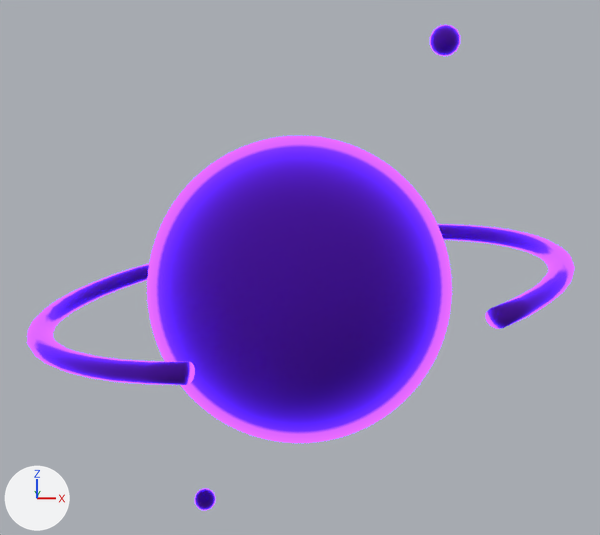
The Blender file Arte 3D (Modelos)/Items/coleccionable.blend: old version first, new version second.
One viewpoint serves both versions: a 50 mm camera at (0.11, -5.39, 0.94) aimed at (0.0, 0.01, 0.14). The axes (+X, +Y, +Z) are drawn at lower left. The lights are the same throughout.
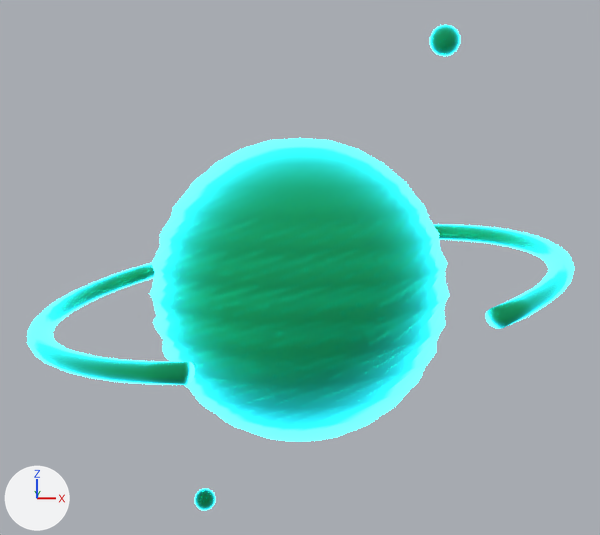
Location of each change, [x1, y1, x2, y2] in pixels of the pictures (600 x 535 px):
'Sphere', recoloured, modifiers changed: before [147, 136, 452, 443]; after [149, 138, 450, 442]
'Torus', recoloured (purple to cyan): [27, 224, 575, 385] in both
'Sphere.006', recoloured (purple to green): [430, 25, 460, 56] in both
'Sphere.002', recoloured (purple to cyan): [195, 488, 215, 511] in both

The change, as a diff of the scene's bpy script:
```diff
--- a/Arte 3D (Modelos)/Items/coleccionable.blend.py
+++ b/Arte 3D (Modelos)/Items/coleccionable.blend.py
@@ mat_glowing_purple @@
 n2 = _N.new('ShaderNodeEmission'); n2.name = 'Emission'
-n2.inputs[0].default_value = (0.0851, 0.0153, 1.0, 1.0)  # 'Color', blue #5221ff
+n2.inputs[0].default_value = (0.0225, 0.771, 1.0, 1.0)  # 'Color', cyan #29e3ff
 n2.inputs[1].default_value = 10.0  # 'Strength'
@@ mat_glowing_purple @@
 n3 = _N.new('ShaderNodeBsdfPrincipled'); n3.name = 'Principled BSDF'
 n3.subsurface_method = 'BURLEY'
-n3.inputs[0].default_value = (0.202, 0.0291, 1.0, 1.0)  # 'Base Color', purple #7c30ff
+n3.inputs[0].default_value = (0.0352, 1.0, 0.4, 1.0)  # 'Base Color', green #35ffaa
 n3.inputs[1].default_value = 1.0  # 'Metallic'
@@ ob_sphere @@
 _vg.add([0, 1, 2, 3, 4, 5, 6, 7, 8, 9, 10, 11, 12, 13, 14, 15, 16, 17, 18, 19, 20, 21, 22, 23, 24, 25, 26, 27, 28, 29, 30, 31, 32, 33, 34, 35, 36, 37, 38, 39, 40, 41, 42, 43, 44, 45, 46, 47, 48, 49, 50, 51, 52, 53, 54, 55, 56, 57, 58, 59, 60, 61, 62, 63, 64, 65, 66, 67, 68, 69, 70, 71, 72, 73, 74, 75, 76, 77, 78, 79, 80, 81, 82, 83, 84, 85, 86, 87, 88, 89, 90, 91, 92, 93, 94, 95, 96, 97, 98, 99, 100, 101, 102, 103, 104, 105, 106, 107, 108, 109, 110, 111, 112, 113, 114, 115, 116, 117, 118, 119, 120, 121, 122, 123, 124, 125, 126, 127, 128, 129, 130, 131, 132, 133, 134, 135, 136, 137, 138, 139, 140, 141, 142, 143, 144, 145, 146, 147, 148, 149, 150, 151, 152, 153, 154, 155, 156, 157, 158, 159, 160, 161, 162, 163, 164, 165, 166, 167, 168, 169, 170, 171, 172, 173, 174, 175, 176, 177, 178, 179, 180, 181, 182, 183, 184, 185, 186, 187, 188, 189, 190, 191, 192, 193, 194, 195, 196, 197, 198, 199, 200, 201, 202, 203, 204, 205, 206, 207, 208, 209, 210, 211, 212, 213, 214, 215, 216, 217, 218, 219, 220, 221, 222, 223, 224, 225, 226, 227, 228, 229, 230, 231, 232, 233, 234, 235, 236, 237, 238, 239, 240, 241, 242, 243, 244, 245, 246, 247, 248, 249, 250, 251, 252, 253, 254, 255, 256, 257, 258, 259, 260, 261, 262, 263, 264, 265, 266, 267, 268, 269, 270, 271, 272, 273, 274, 275, 276, 277, 278, 279, 280, 281, 282, 283, 284, 285, 286, 287, 288, 289, 290, 291, 292, 293, 294, 295, 296, 297, 298, 299, 300, 301, 302, 303, 304, 305, 306, 307, 308, 309, 310, 311, 312, 313, 314, 315, 316, 317, 318, 319, 320, 321, 322, 323, 324, 325, 326, 327, 328, 329, 330, 331, 332, 333, 334, 335, 336, 337, 338, 339, 340, 341, 342, 343, 344, 345, 346, 347, 348, 349, 350, 351, 352, 353, 354, 355, 356, 357, 358, 359, 360, 361, 362, 363, 364, 365, 366, 367, 368, 369, 370, 371, 372, 373, 374, 375, 376, 377, 378, 379, 380, 381, 382, 383, 384, 385, 386, 387, 388, 389, 390, 391, 392, 393, 394, 395, 396, 397, 398, 399, 400, 401, 402, 403, 404, 405, 406, 407, 408, 409, 410, 411, 412, 413, 414, 415, 416, 417, 418, 419, 420, 421, 422, 423, 424, 425, 426, 427, 428, 429, 430, 431, 432, 433, 434, 435, 436, 437, 438, 439, 440, 441, 442, 443, 444, 445, 446, 447, 448, 449, 450, 451, 452, 453, 454, 455, 456, 457, 458, 459, 460, 461, 462, 463, 464, 465, 466, 467, 468, 469, 470, 471, 472, 473, 474, 475, 476, 477, 478, 479, 480, 481], 1.0, 'REPLACE')
-_m = ob_sphere.modifiers.new('Subdivision', 'SUBSURF')
 _m = ob_sphere.modifiers.new('Mask', 'MASK')
```
